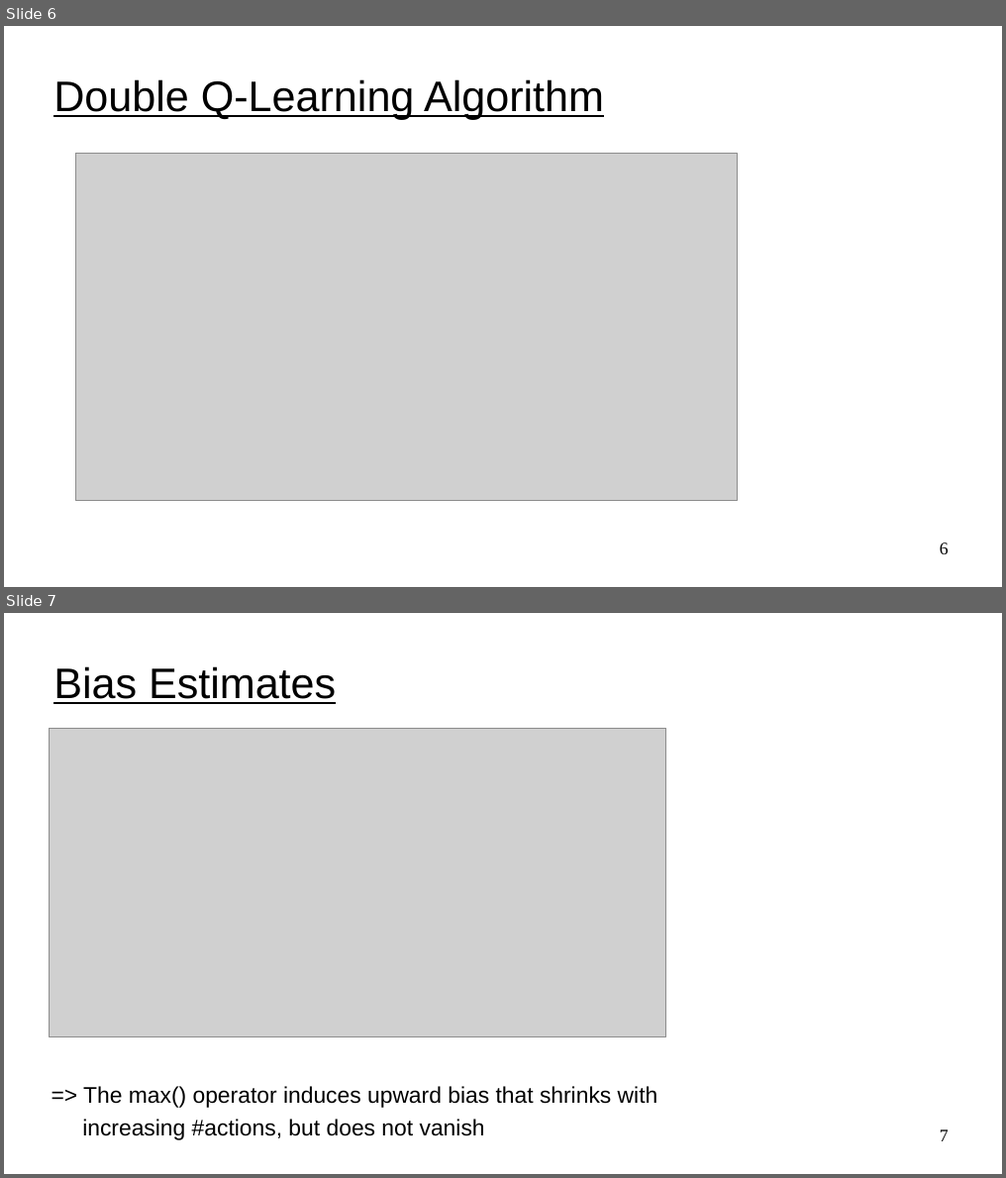
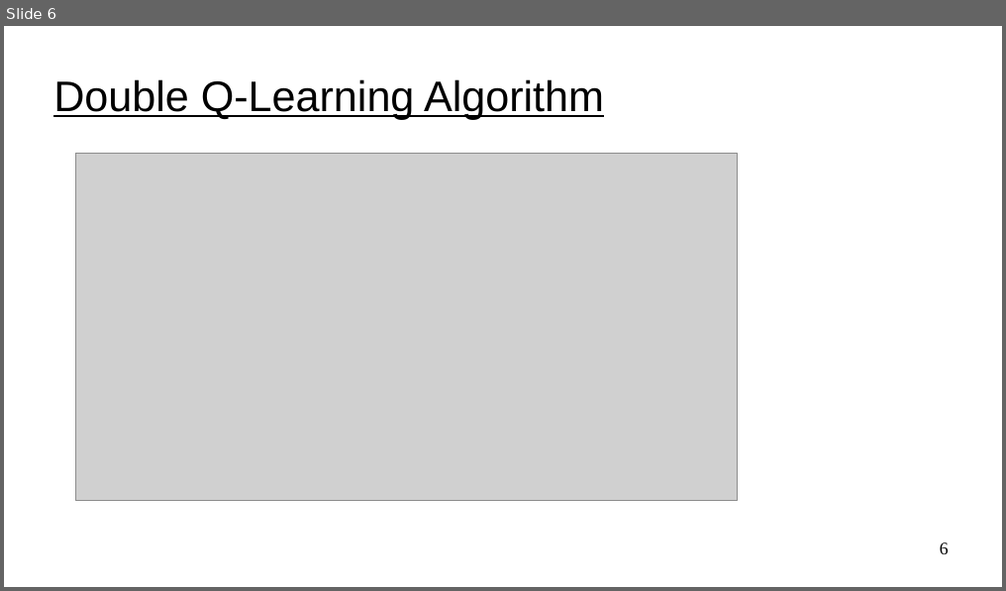
Before and after one commit to UVADS/reinforcement_learning, a slide deck: 06_deep_q_networks_extensions/dqn_extensions.ppt. Shown one above the other, each under a label of ours: slides 6 and 7 before the commit, slide 6 after it. The pictures are 1006x1178 and 1006x591 pixels, drawn with LibreOffice and Linux fonts; fonts in the diff are those of the drawing; grey boxes stand for pictures. Boxes give left, top, right and bottom in pixels: in the first picture for what was removed or moved away, otherwise in the second. Text is boxed around its words. In the diff, an @@ line names an element or a change of style, - is before the commit and + after.

```diff
--- a/06_deep_q_networks_extensions/dqn_extensions.ppt
+++ b/06_deep_q_networks_extensions/dqn_extensions.ppt
@@ slide 7 removed at box(4, 613, 1002, 1174), background #FFFFFF @@
@@ title removed at box(54, 666, 336, 704) @@
-Bias Estimates
@@ picture removed at box(50, 728, 667, 1038) @@
@@ text removed at box(82, 1086, 658, 1141) @@
-=> The max() operator induces upward bias that shrinks with
-increasing #actions, but does not vanish
@@ page number removed at box(940, 1130, 948, 1142) @@
-7
```
Also in this commit, not shown: 6 slides changed, 3 slides added, 1 other file.
